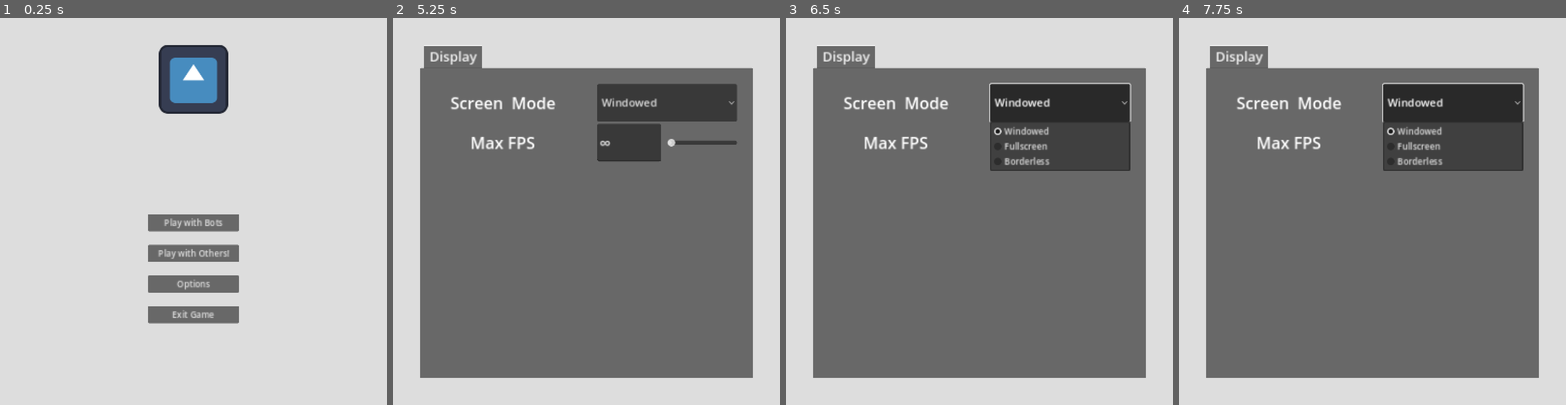
Above: before the commit, frames 1-4 (left to right).
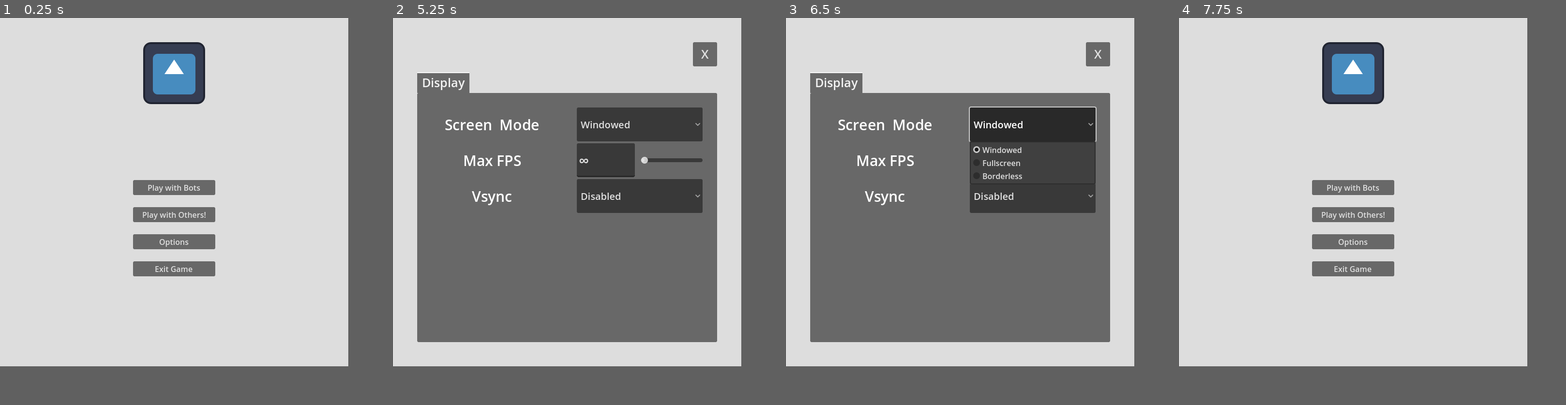
Above: after the commit, the same moments.

Repository: Kielson123/Ludo-Dungeon
Game: Godot game, scene res://main.tscn
Same seed, same stepped clock (60 frames per second), same inputs: the game is played once before the commit and once after it. The engine's default icon, where the game draws it, is replaced by a stand-in: a white triangle on a blue panel in a dark square. Video files are missing from this copy of the repository; at most half a second of black plays in their place.
Inputs (mouse positions are in pixels of both pictures, inside the frame that each line leads up to):
- Up to frame 1 (0.25 s): no input
- Up to frame 2 (5.25 s): click "Play with Bots" at 0.5 s; click "Play with Bots" at 1.25 s; click "Play with Others!" at 2 s; click "Play with Others!" at 2.75 s; click "Play with Bots" at 3.5 s; click "Play with Others!" at 4.25 s; click "Options" at 5 s
- Up to frame 3 (6.5 s): click "Windowed" at 5.75 s
- Up to frame 4 (7.75 s): click (1527, 56) at 6.5 s, where only the run after the commit has a clickable "X"; click (1453, 103) at 7.25 s, where only the run before the commit has a clickable "Windowed"
In our replay, the window is 800x800 before the commit and 720x720 after it. These sizes can differ from the game's own. Grey fills any space a smaller window leaves; there, only what the larger window draws over its background counts as a difference.

The runs differ from the first frame. In frame 1, 9.4% of the frame differs, in the area x 34-62%, y 6-79%; in frame 2, 29%; in frame 3, 29%; in frame 4, 67%, in the area x 7-93%, y 6-93%.

Commit message:
Finished settings

Diff:
--- a/UI/Main Menu/main_menu.tscn
+++ b/UI/Main Menu/main_menu.tscn
@@ -52,7 +52,7 @@
 [node name="PanelContainer" type="PanelContainer" parent="MarginContainer/VSplitContainer/VBoxContainer"]
 modulate = Color(1, 1, 1, 0)
 self_modulate = Color(1, 1, 1, 0)
-custom_minimum_size = Vector2(0, 150)
+custom_minimum_size = Vector2(0, 120)
 layout_mode = 2
 
 [node name="SingleplayerModeButton" type="Button" parent="MarginContainer/VSplitContainer/VBoxContainer"]
--- a/UI/Options Menu/options_menu.gd
+++ b/UI/Options Menu/options_menu.gd
@@ -1,13 +1,13 @@
 extends Control
 
-@onready var line_edit: LineEdit = $MarginContainer/TabContainer/Display/VBoxContainer/MaxFPS/HSplitContainer/LineEdit
-@onready var h_slider: HSlider = $MarginContainer/TabContainer/Display/VBoxContainer/MaxFPS/HSplitContainer/HSlider
+@onready var line_edit: LineEdit = $MarginContainer/VSplitContainer/TabContainer/Display/VBoxContainer/MaxFPS/HSplitContainer/LineEdit
+@onready var h_slider: HSlider = $MarginContainer/VSplitContainer/TabContainer/Display/VBoxContainer/MaxFPS/HSplitContainer/HSlider
 
 func _ready() -> void:
 	sync_max_fps()
 
 func _on_screen_mode_changed(_index: int) -> void:
-	ConfigManager.screen_mode = $MarginContainer/TabContainer/Display/VBoxContainer/ScreenMode/OptionButton.get_selected_id()
+	ConfigManager.screen_mode = $MarginContainer/VSplitContainer/TabContainer/Display/VBoxContainer/ScreenMode/OptionButton.get_selected_id()
 	ConfigManager.save_settings("screenMode")
 
 func _on_max_fps_text_submitted(new_text: String) -> void:
@@ -21,7 +21,8 @@
 	sync_max_fps()
 
 func _on_max_fps_slider_drag_ended(value_changed: bool) -> void:
-	ConfigManager.save_settings("maxFPS")
+	if value_changed:
+		ConfigManager.save_settings("maxFPS")
 
 func sync_max_fps() -> void:
 	var max_fps: int = ConfigManager.max_fps
@@ -30,3 +31,10 @@
 	else:
 		line_edit.text = str(max_fps)
 	h_slider.set_value_no_signal(max_fps)
+
+func _on_exit_button_pressed() -> void:
+	Signals.request_main_menu.emit()
+
+func _on_vsync_mode_changed(index: int) -> void:
+	ConfigManager.vsync = clamp(index, 0, 2)
+	ConfigManager.save_settings("vsync")
--- a/UI/Options Menu/options_menu.tscn
+++ b/UI/Options Menu/options_menu.tscn
@@ -32,13 +32,24 @@
 theme_override_constants/margin_right = 50
 theme_override_constants/margin_bottom = 50
 
-[node name="TabContainer" type="TabContainer" parent="MarginContainer"]
+[node name="VSplitContainer" type="VSplitContainer" parent="MarginContainer"]
 layout_mode = 2
+
+[node name="ExitButton" type="Button" parent="MarginContainer/VSplitContainer"]
+custom_minimum_size = Vector2(50, 50)
+layout_mode = 2
+size_flags_horizontal = 8
+theme_override_font_sizes/font_size = 25
+text = "X"
+
+[node name="TabContainer" type="TabContainer" parent="MarginContainer/VSplitContainer"]
+layout_mode = 2
+theme_override_constants/side_margin = 0
 theme_override_font_sizes/font_size = 25
 current_tab = 0
 all_tabs_in_front = true
 
-[node name="Display" type="MarginContainer" parent="MarginContainer/TabContainer"]
+[node name="Display" type="MarginContainer" parent="MarginContainer/VSplitContainer/TabContainer"]
 layout_mode = 2
 theme_override_constants/margin_left = 30
 theme_override_constants/margin_top = 30
@@ -46,16 +57,16 @@
 theme_override_constants/margin_bottom = 30
 metadata/_tab_index = 0
 
-[node name="VBoxContainer" type="VBoxContainer" parent="MarginContainer/TabContainer/Display"]
+[node name="VBoxContainer" type="VBoxContainer" parent="MarginContainer/VSplitContainer/TabContainer/Display"]
 layout_mode = 2
 
-[node name="ScreenMode" type="HSplitContainer" parent="MarginContainer/TabContainer/Display/VBoxContainer"]
+[node name="ScreenMode" type="HSplitContainer" parent="MarginContainer/VSplitContainer/TabContainer/Display/VBoxContainer"]
 custom_minimum_size = Vector2(0, 70)
 layout_mode = 2
 theme_override_constants/separation = 50
 dragger_visibility = 1
 
-[node name="Label" type="Label" parent="MarginContainer/TabContainer/Display/VBoxContainer/ScreenMode"]
+[node name="Label" type="Label" parent="MarginContainer/VSplitContainer/TabContainer/Display/VBoxContainer/ScreenMode"]
 custom_minimum_size = Vector2(250, 0)
 layout_mode = 2
 theme_override_font_sizes/font_size = 30
@@ -63,7 +74,7 @@
 horizontal_alignment = 1
 vertical_alignment = 1
 
-[node name="OptionButton" type="OptionButton" parent="MarginContainer/TabContainer/Display/VBoxContainer/ScreenMode"]
+[node name="OptionButton" type="OptionButton" parent="MarginContainer/VSplitContainer/TabContainer/Display/VBoxContainer/ScreenMode"]
 layout_mode = 2
 theme_override_font_sizes/font_size = 20
 selected = 0
@@ -75,13 +86,13 @@
 popup/item_2/text = "Borderless"
 popup/item_2/id = 2
 
-[node name="MaxFPS" type="HSplitContainer" parent="MarginContainer/TabContainer/Display/VBoxContainer"]
+[node name="MaxFPS" type="HSplitContainer" parent="MarginContainer/VSplitContainer/TabContainer/Display/VBoxContainer"]
 custom_minimum_size = Vector2(0, 70)
 layout_mode = 2
 theme_override_constants/separation = 50
 dragger_visibility = 1
 
-[node name="Label" type="Label" parent="MarginContainer/TabContainer/Display/VBoxContainer/MaxFPS"]
+[node name="Label" type="Label" parent="MarginContainer/VSplitContainer/TabContainer/Display/VBoxContainer/MaxFPS"]
 custom_minimum_size = Vector2(250, 0)
 layout_mode = 2
 theme_override_font_sizes/font_size = 30
@@ -89,21 +100,49 @@
 horizontal_alignment = 1
 vertical_alignment = 1
 
-[node name="HSplitContainer" type="HSplitContainer" parent="MarginContainer/TabContainer/Display/VBoxContainer/MaxFPS"]
+[node name="HSplitContainer" type="HSplitContainer" parent="MarginContainer/VSplitContainer/TabContainer/Display/VBoxContainer/MaxFPS"]
 layout_mode = 2
 dragger_visibility = 1
 
-[node name="LineEdit" type="LineEdit" parent="MarginContainer/TabContainer/Display/VBoxContainer/MaxFPS/HSplitContainer"]
+[node name="LineEdit" type="LineEdit" parent="MarginContainer/VSplitContainer/TabContainer/Display/VBoxContainer/MaxFPS/HSplitContainer"]
 layout_mode = 2
 theme_override_font_sizes/font_size = 30
 
-[node name="HSlider" type="HSlider" parent="MarginContainer/TabContainer/Display/VBoxContainer/MaxFPS/HSplitContainer"]
+[node name="HSlider" type="HSlider" parent="MarginContainer/VSplitContainer/TabContainer/Display/VBoxContainer/MaxFPS/HSplitContainer"]
 layout_mode = 2
 size_flags_vertical = 4
 max_value = 240.0
 allow_greater = true
 
-[connection signal="item_selected" from="MarginContainer/TabContainer/Display/VBoxContainer/ScreenMode/OptionButton" to="." method="_on_screen_mode_changed"]
-[connection signal="text_submitted" from="MarginContainer/TabContainer/Display/VBoxContainer/MaxFPS/HSplitContainer/LineEdit" to="." method="_on_max_fps_text_submitted"]
-[connection signal="drag_ended" from="MarginContainer/TabContainer/Display/VBoxContainer/MaxFPS/HSplitContainer/HSlider" to="." method="_on_max_fps_slider_drag_ended"]
-[connection signal="value_changed" from="MarginContainer/TabContainer/Display/VBoxContainer/MaxFPS/HSplitContainer/HSlider" to="." method="_on_max_fps_slider_value_changed"]
+[node name="Vsync" type="HSplitContainer" parent="MarginContainer/VSplitContainer/TabContainer/Display/VBoxContainer"]
+custom_minimum_size = Vector2(0, 70)
+layout_mode = 2
+theme_override_constants/separation = 50
+dragger_visibility = 1
+
+[node name="Label" type="Label" parent="MarginContainer/VSplitContainer/TabContainer/Display/VBoxContainer/Vsync"]
+custom_minimum_size = Vector2(250, 0)
+layout_mode = 2
+theme_override_font_sizes/font_size = 30
+text = "Vsync"
+horizontal_alignment = 1
+vertical_alignment = 1
+
+[node name="OptionButton" type="OptionButton" parent="MarginContainer/VSplitContainer/TabContainer/Display/VBoxContainer/Vsync"]
+layout_mode = 2
+theme_override_font_sizes/font_size = 20
+selected = 0
+allow_reselect = true
+item_count = 3
+popup/item_0/text = "Disabled"
+popup/item_1/text = "Enabled"
+popup/item_1/id = 1
+popup/item_2/text = "Adaptive"
+popup/item_2/id = 2
+
+[connection signal="pressed" from="MarginContainer/VSplitContainer/ExitButton" to="." method="_on_exit_button_pressed"]
+[connection signal="item_selected" from="MarginContainer/VSplitContainer/TabContainer/Display/VBoxContainer/ScreenMode/OptionButton" to="." method="_on_screen_mode_changed"]
+[connection signal="text_submitted" from="MarginContainer/VSplitContainer/TabContainer/Display/VBoxContainer/MaxFPS/HSplitContainer/LineEdit" to="." method="_on_max_fps_text_submitted"]
+[connection signal="drag_ended" from="MarginContainer/VSplitContainer/TabContainer/Display/VBoxContainer/MaxFPS/HSplitContainer/HSlider" to="." method="_on_max_fps_slider_drag_ended"]
+[connection signal="value_changed" from="MarginContainer/VSplitContainer/TabContainer/Display/VBoxContainer/MaxFPS/HSplitContainer/HSlider" to="." method="_on_max_fps_slider_value_changed"]
+[connection signal="item_selected" from="MarginContainer/VSplitContainer/TabContainer/Display/VBoxContainer/Vsync/OptionButton" to="." method="_on_vsync_mode_changed"]
--- a/Util/config_manager.gd
+++ b/Util/config_manager.gd
@@ -8,7 +8,7 @@
 
 const CONFIG_PATH: String = "user://config.cfg"
 
-var screen_mode: SCREEN_MODE = SCREEN_MODE.WINDOWED
+var screen_mode: SCREEN_MODE = SCREEN_MODE.FULLSCREEN
 var max_fps: int = 0
 var vsync: DisplayServer.VSyncMode = DisplayServer.VSYNC_ENABLED
 
@@ -62,11 +62,9 @@
 
 func set_window_mode() -> Window.Mode:
 	match screen_mode:
-		SCREEN_MODE.FULLSCREEN:
-			return Window.MODE_EXCLUSIVE_FULLSCREEN
+		SCREEN_MODE.WINDOWED:
+			return Window.MODE_MAXIMIZED
 		SCREEN_MODE.BORDERLESS:
 			return Window.MODE_FULLSCREEN
 		_:
-			get_window().size = DisplayServer.screen_get_size() / 2
-			get_window().move_to_center()
-			return Window.MODE_WINDOWED
+			return Window.MODE_EXCLUSIVE_FULLSCREEN
--- a/project.godot
+++ b/project.godot
@@ -26,7 +26,7 @@
 
 ConfigManager="*res://Util/config_manager.gd"
 Signals="*res://Util/signals.gd"
-Global="res://Util/global.gd"
+Global="*res://Util/global.gd"
 
 [debug]
 
@@ -37,8 +37,6 @@
 
 window/size/viewport_width=720
 window/size/viewport_height=720
-window/size/window_width_override=1920
-window/size/window_height_override=1920
 window/stretch/mode="canvas_items"
 window/stretch/aspect="expand"
 window/handheld/orientation=6
Not shown: 1 places in UI/Main Menu/main_menu.tscn that only renumber resources
